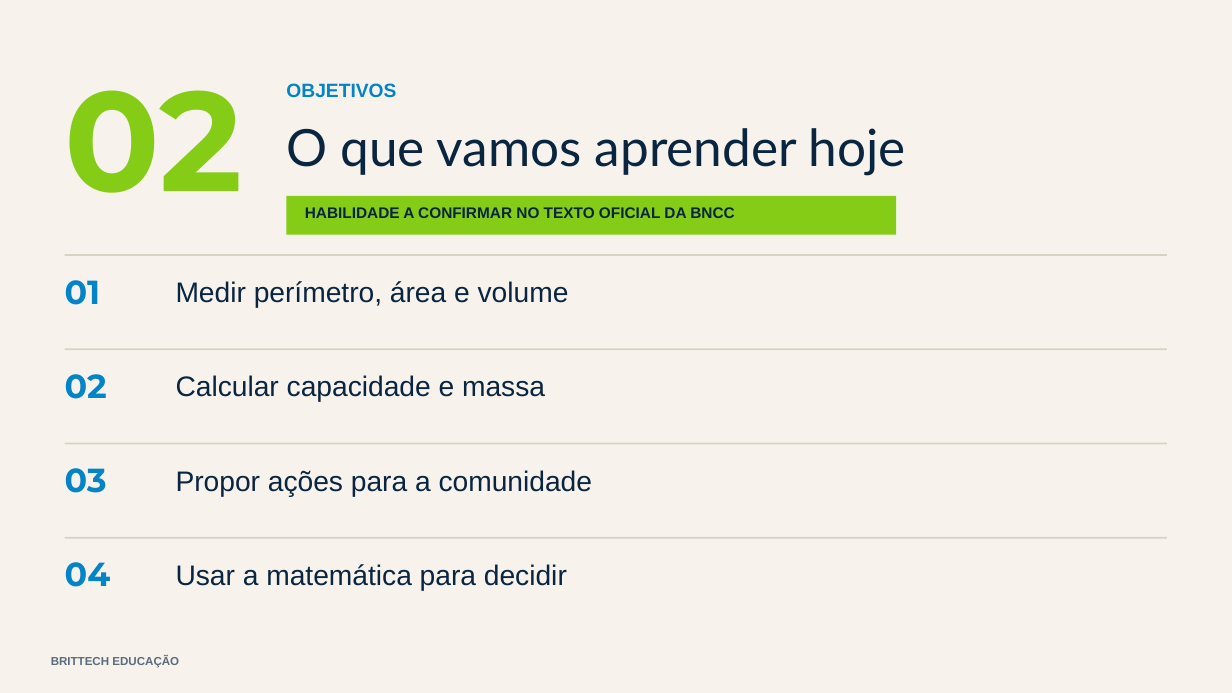
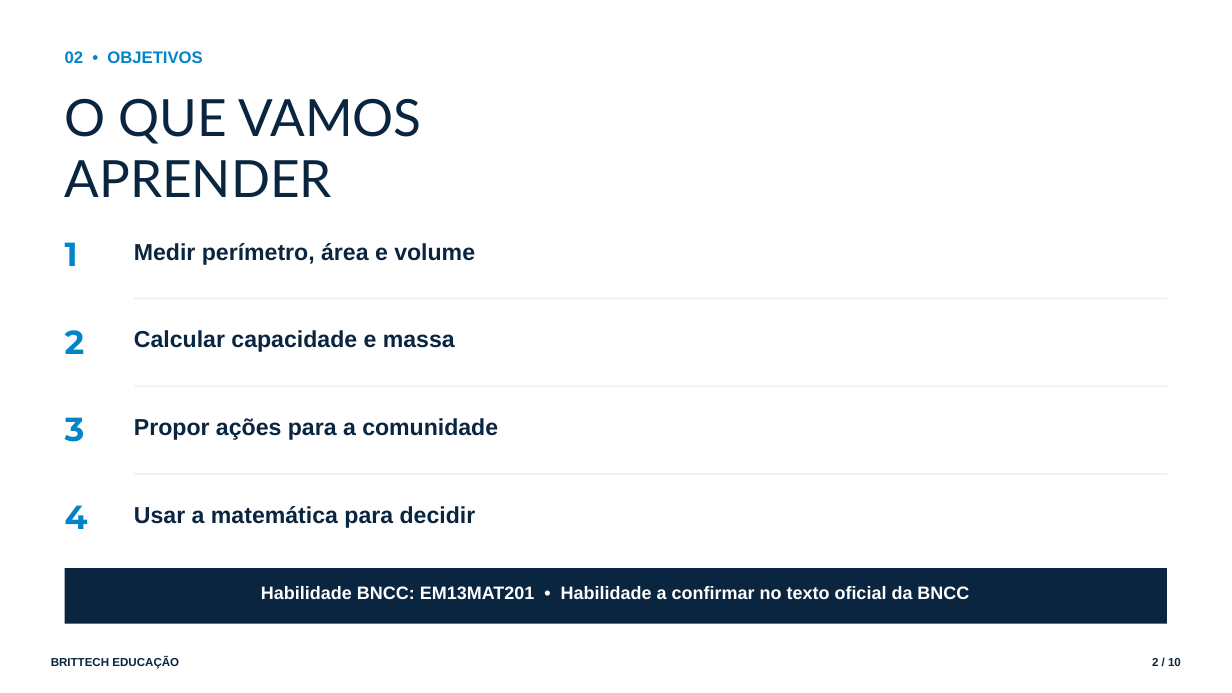
Before and after one commit to thiagollipe-web/brittech-educacao-aulas, a slide deck: slide 2 of ensino-medio/matematica-1serie-medidas-comunidade.pptx. Drawn at 1232x693 pixels with LibreOffice and Linux fonts; fonts in the diff are those of the drawing. Boxes give left, top, right and bottom in pixels: in the first picture for what was removed or moved away, otherwise in the second. Text is boxed around its words. In the diff, an @@ line names an element or a change of style, - is before the commit and + after.

```diff
--- a/ensino-medio/matematica-1serie-medidas-comunidade.pptx
+++ b/ensino-medio/matematica-1serie-medidas-comunidade.pptx
@@ rectangle removed at <box>0,0,1232,693</box> @@
@@ text at <box>65,51,202,63</box>: text changed; size 110 to 13 pt; font Montserrat to Arial; text colour #84CC16 to #0284C7 @@
-02
+02 • OBJETIVOS
@@ text removed at <box>286,83,396,98</box> @@
-OBJETIVOS
@@ text at <box>65,98,421,197</box>: text changed @@
-O que vamos aprender hoje
+O QUE VAMOS
+APRENDER
@@ rectangle removed at <box>287,196,897,235</box> @@
@@ text "Medir perímetro, área e volume": place and size @@
-text "Medir perímetro, área e volume" at <box>176,281,569,308</box>
+text "Medir perímetro, área e volume" at <box>134,243,475,265</box>
@@ text added at <box>65,242,78,266</box>, 26 pt, text #0284C7, bold @@
+1
@@ text removed at <box>65,280,101,305</box> @@
-01
@@ fill #D8D2C4 to #EAF3FA in 3 elements at <box>134,473,1167,475</box>, <box>134,385,1167,387</box>, <box>134,298,1167,299</box> @@
@@ rectangle: place and size @@
-rectangle at <box>65,254,1167,256</box>
+rectangle at <box>134,298,1167,299</box>
@@ text "Calcular capacidade e massa": place and size @@
-text "Calcular capacidade e massa" at <box>176,375,545,402</box>
+text "Calcular capacidade e massa" at <box>134,330,455,352</box>
@@ text added at <box>65,330,85,354</box>, 26 pt, text #0284C7, bold @@
+2
@@ text removed at <box>65,374,107,399</box> @@
-02
@@ rectangle: place and size @@
-rectangle at <box>65,348,1167,350</box>
+rectangle at <box>134,385,1167,387</box>
@@ text added at <box>65,417,85,442</box>, 26 pt, text #0284C7, bold @@
+3
@@ text "Propor ações para a comunidade": place and size @@
-text "Propor ações para a comunidade" at <box>176,470,593,497</box>
+text "Propor ações para a comunidade" at <box>134,418,498,440</box>
@@ text removed at <box>65,468,107,493</box> @@
-03
@@ rectangle: place and size @@
-rectangle at <box>65,443,1167,445</box>
+rectangle at <box>134,473,1167,475</box>
@@ text added at <box>65,505,88,529</box>, 26 pt, text #0284C7, bold @@
+4
@@ size 22 to 18 pt, bold on; line spacing 1 to 1.05; less space between paragraphs in 4 elements at <box>134,243,475,265</box>, <box>134,330,455,352</box>, <box>134,418,498,440</box>, <box>134,506,476,528</box> @@
@@ text "Usar a matemática para decidir": place and size @@
-text "Usar a matemática para decidir" at <box>176,564,567,591</box>
+text "Usar a matemática para decidir" at <box>134,506,476,528</box>
@@ rectangle: place and size @@
-rectangle at <box>65,537,1167,539</box>
+rectangle at <box>65,568,1167,624</box>
@@ rectangle at <box>65,568,1167,624</box>: fill #D8D2C4 to #0A2540 @@
@@ text removed at <box>65,562,111,587</box> @@
-04
@@ text at <box>261,586,969,599</box>: text changed; size 12 to 14 pt; text colour #0A2540 to #FFFFFF @@
-HABILIDADE A CONFIRMAR NO TEXTO OFICIAL DA BNCC
+Habilidade BNCC: EM13MAT201 • Habilidade a confirmar no texto oficial da BNCC
@@ text "BRITTECH EDUCAÇÃO" at <box>51,657,179,669</box>: text colour #5A6B7D to #0A2540; line spacing 1 to 1.05; less space between paragraphs @@
@@ text added at <box>1152,658,1181,666</box>, 9 pt, text #0A2540, bold @@
+2 / 10
```
Also in this commit, not shown: 4 other slides changed, 5 slides added, 3 slides removed, 4 other files.
